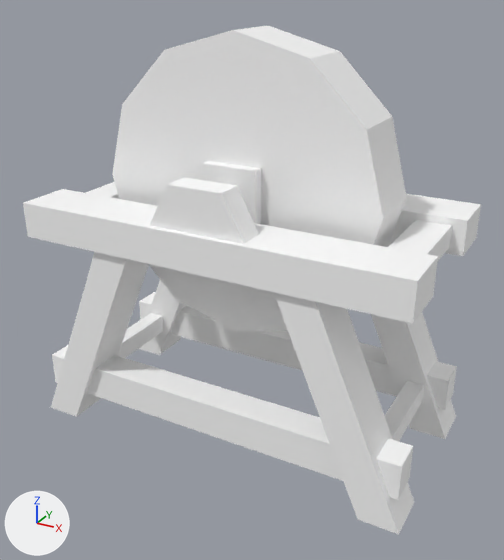
The glTF model assets/synty/simple_fantasy/models/SF_Prop_GrindStone_01.glb, before and after one commit.
The view is the same before and after, from a camera (50 mm lens) standing at (0.0137, -0.0249, 0.0194) and looking at (0.0003, -0.0006, 0.0073). The lights are fixed; the arrows at lower left show +X, +Y and +Z.

Objects in the first picture: 'SF_Prop_GrindStone_01'.
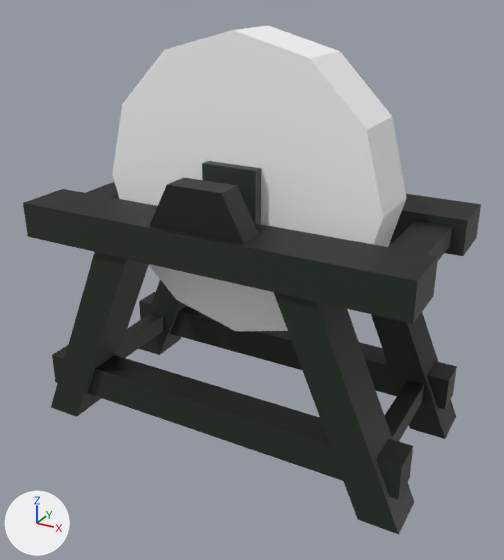
Boxes (x1, y1, x2, y2) around the edits, measured in the pictures (504 x 560 px):
'SF_Prop_GrindStone_01', surface changed (white to black)
    both: (23, 97, 481, 535)

Edits to the bpy script that builds the scene:
```text
Add img_undead_footman_01:
    img_undead_footman_01 = load_image('Undead_Footman_01', '_unpacked/Undead_Footman_01', 512, 512, 'sRGB')
Change mat_lambert2:
    remove mat_lambert2.base_color = (1.0, 1.0, 1.0)  # white #ffffff
    add mat_lambert2.texture = img_undead_footman_01
```
